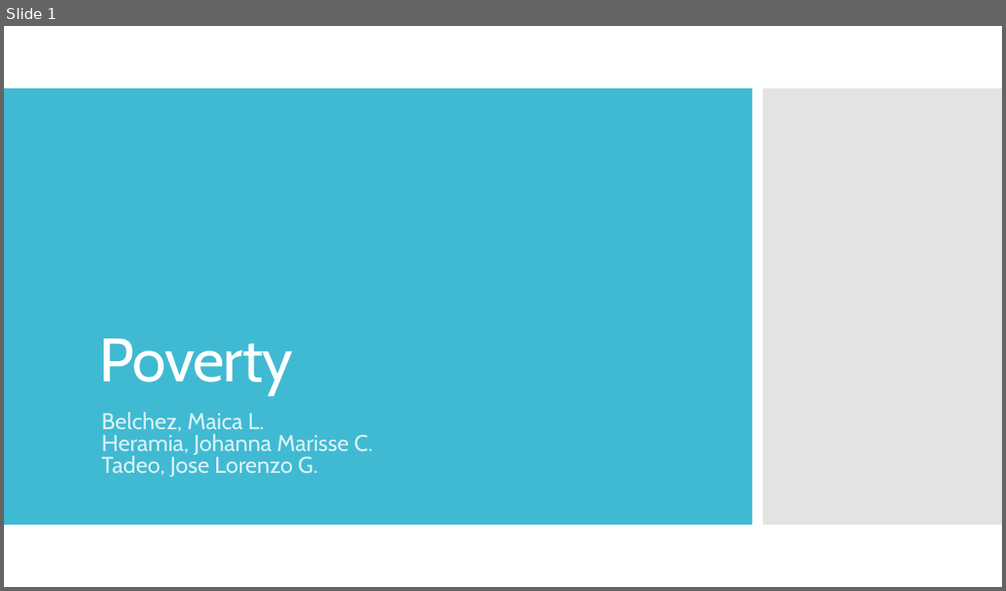
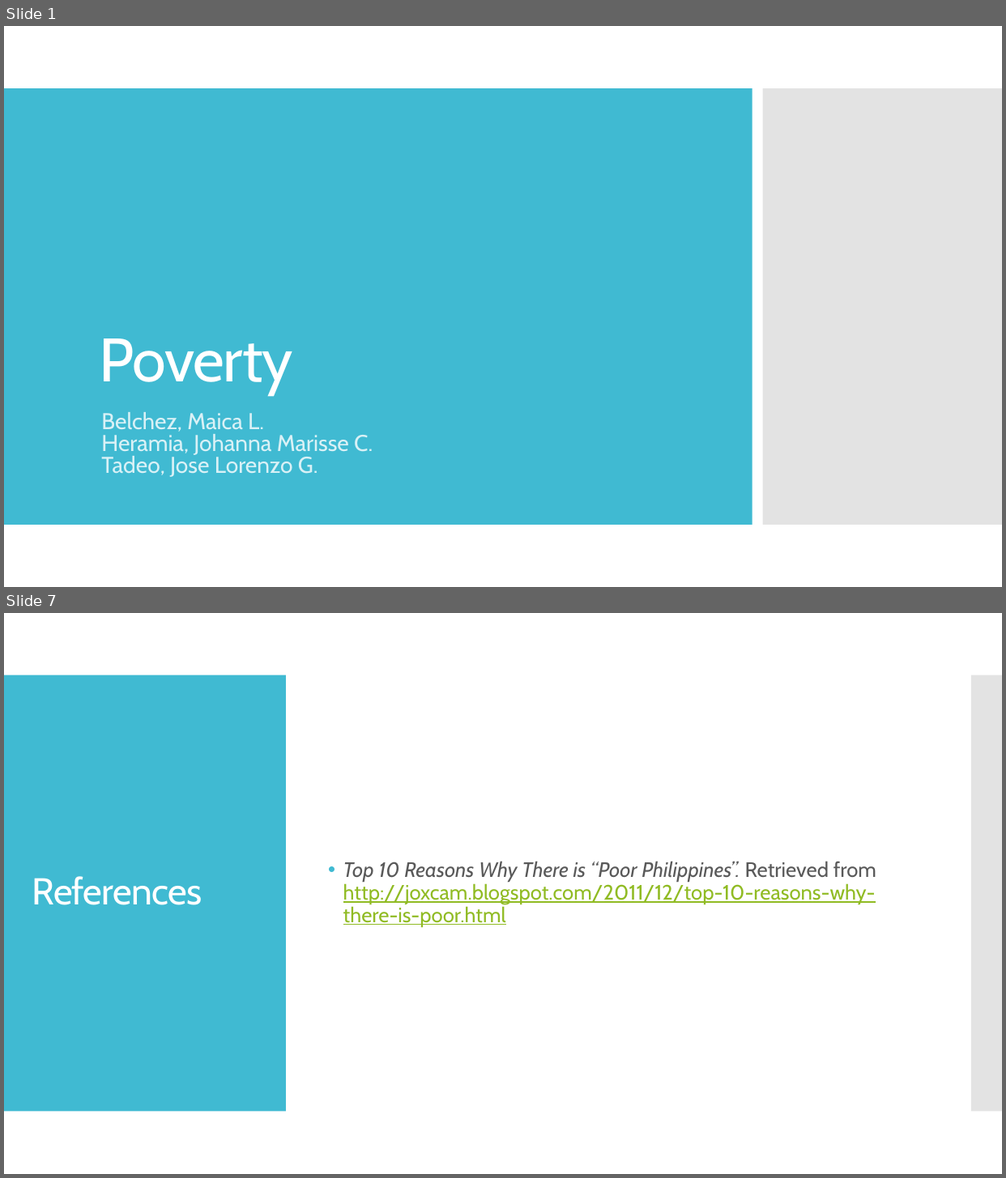
Before and after one commit to jcheramia7/IBMDESC-Poverty, a slide deck: Documentation/FinalPresentation.pptx. Shown one above the other, each under a label of ours: slide 1 before the commit, slides 1 and 7 after it; the slides between them are not shown. The pictures are 1006x591 and 1006x1178 pixels, drawn with LibreOffice and Linux fonts; fonts in the diff are those of the drawing. Boxes give left, top, right and bottom in pixels: in the first picture for what was removed or moved away, otherwise in the second. Text is boxed around its words. In the diff, an @@ line names an element or a change of style, - is before the commit and + after.

```diff
--- a/Documentation/FinalPresentation.pptx
+++ b/Documentation/FinalPresentation.pptx
@@ slide 7 added at box(4, 613, 1002, 1174), background #FFFFFF @@
@@ rectangle added at box(4, 675, 286, 1112), fill #40BAD2 @@
@@ rectangle added at box(971, 675, 1002, 1112), fill #C8C8C8 at 50% opacity @@
@@ title added at box(32, 876, 202, 905), 36 pt, text #FFFFFF @@
+References
@@ text added at box(343, 861, 876, 926), 20 pt, text #90BB23, underline @@
+• Top 10 Reasons Why There is “Poor Philippines”. Retrieved from http://joxcam.blogspot.com/2011/12/top-10-reasons-why-there-is-poor.html
```
Also in this commit, not shown: 1 slide changed, 4 other slides added, 2 slides removed.
